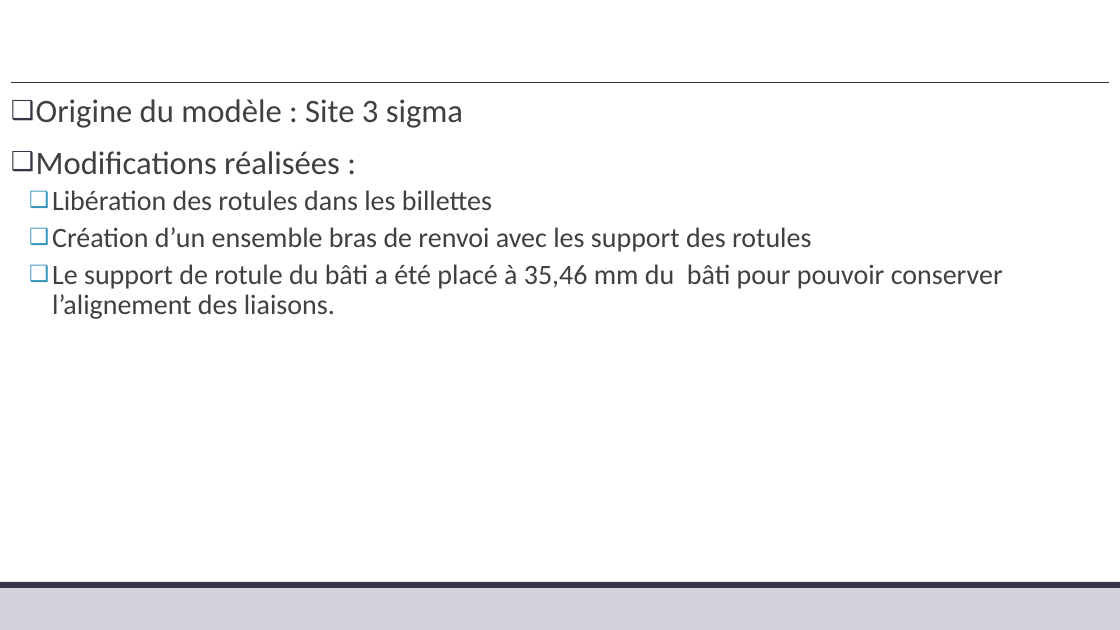
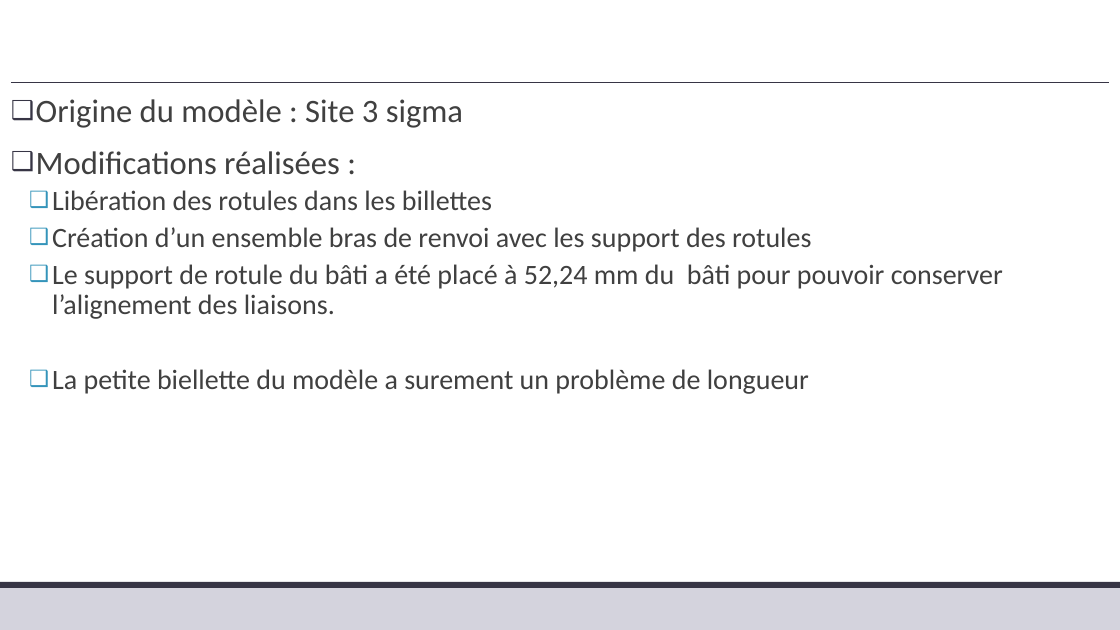
Before and after one commit to xpessoles/TP_Documents_PSI, a slide deck: slide 3 of 17_RobotDelta2D/RobotDelta_2D_Modele.pptx. Drawn at 1120x630 pixels with LibreOffice and Linux fonts; fonts in the diff are those of the drawing. Boxes give left, top, right and bottom in pixels: in the first picture for what was removed or moved away, otherwise in the second. Text is boxed around its words. In the diff, an @@ line names an element or a change of style, - is before the commit and + after.

```diff
--- a/17_RobotDelta2D/RobotDelta_2D_Modele.pptx
+++ b/17_RobotDelta2D/RobotDelta_2D_Modele.pptx
@@ text at (52, 264, 1003, 394): text changed @@
-  ❑ Le support de rotule du bâti a été placé à 35,46 mm du bâti pour pouvoir conserver l’alignement des liaisons.
+  ❑ Le support de rotule du bâti a été placé à 52,24 mm du bâti pour pouvoir conserver l’alignement des liaisons.
+  ❑ La petite biellette du modèle a surement un problème de longueur
```
